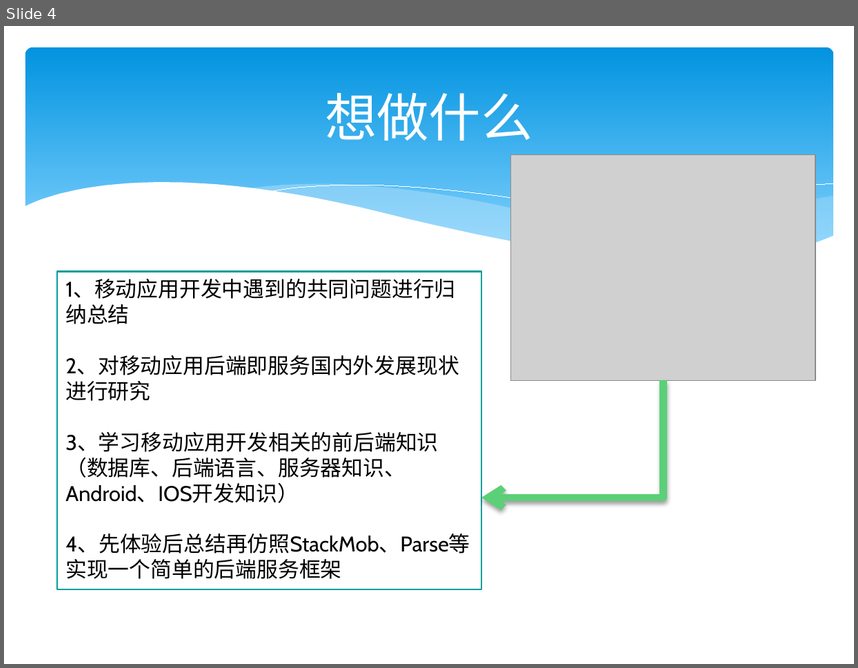
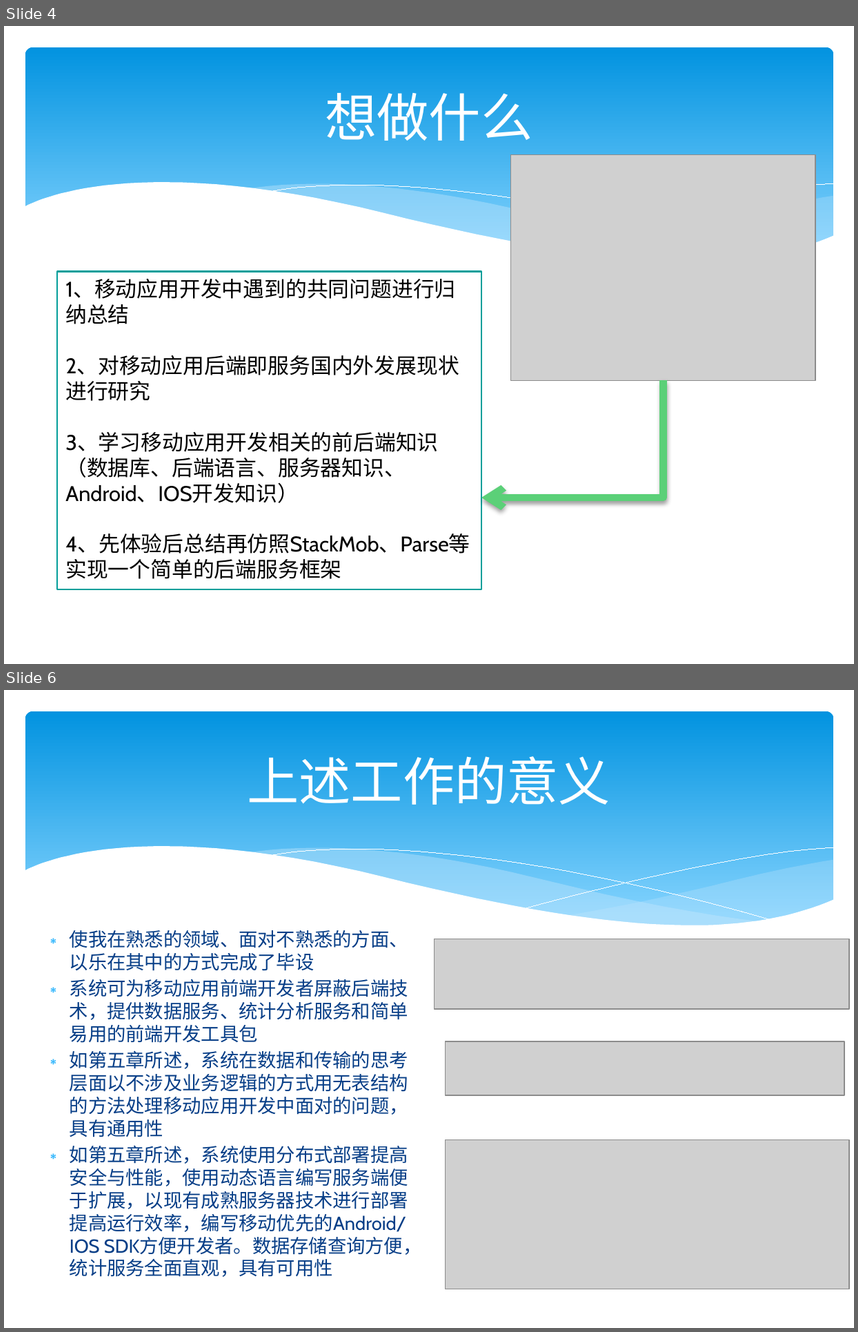
Before and after one commit to sduxzz/GraduationDesign, a slide deck: 毕设Docs/output/ppt.pptx. Shown one above the other, each under a label of ours: slide 4 before the commit, slides 4 and 6 after it; the slides between them are not shown. The pictures are 858x668 and 858x1332 pixels, drawn with LibreOffice and Linux fonts; fonts in the diff are those of the drawing; grey boxes stand for pictures. Boxes give left, top, right and bottom in pixels: in the first picture for what was removed or moved away, otherwise in the second. Text is boxed around its words. In the diff, an @@ line names an element or a change of style, - is before the commit and + after.

```diff
--- a/毕设Docs/output/ppt.pptx
+++ b/毕设Docs/output/ppt.pptx
@@ slide 6 added at bbox=[4, 690, 854, 1328], background #FFFFFF; not listed: 6 template elements that a slide beside it also shows @@
@@ title added at bbox=[247, 756, 611, 805], 44 pt, text #FFFFFF @@
+上述工作的意义
@@ text added at bbox=[70, 930, 422, 1254], 16 pt, text #073E87 @@
+∗ 使我在熟悉的领域、面对不熟悉的方面、以乐在其中的方式完成了毕设
+∗ 系统可为移动应用前端开发者屏蔽后端技术，提供数据服务、统计分析服务和简单易用的前端开发工具包
+∗ 如第五章所述，系统在数据和传输的思考层面以不涉及业务逻辑的方式用无表结构的方法处理移动应用开发中面对的问题，具有通用性
+∗ 如第五章所述，系统使用分布式部署提高安全与性能，使用动态语言编写服务端便于扩展，以现有成熟服务器技术进行部署提高运行效率，编写移动优先的Android/IOS SDK方便开发者。数据存储查询方便，统计服务全面直观，具有可用性
@@ picture added at bbox=[434, 939, 850, 1009] @@
@@ picture added at bbox=[445, 1041, 844, 1094] @@
@@ picture added at bbox=[445, 1140, 850, 1288] @@
```
Also in this commit, not shown: 1 slide changed, 1 other slide added.
